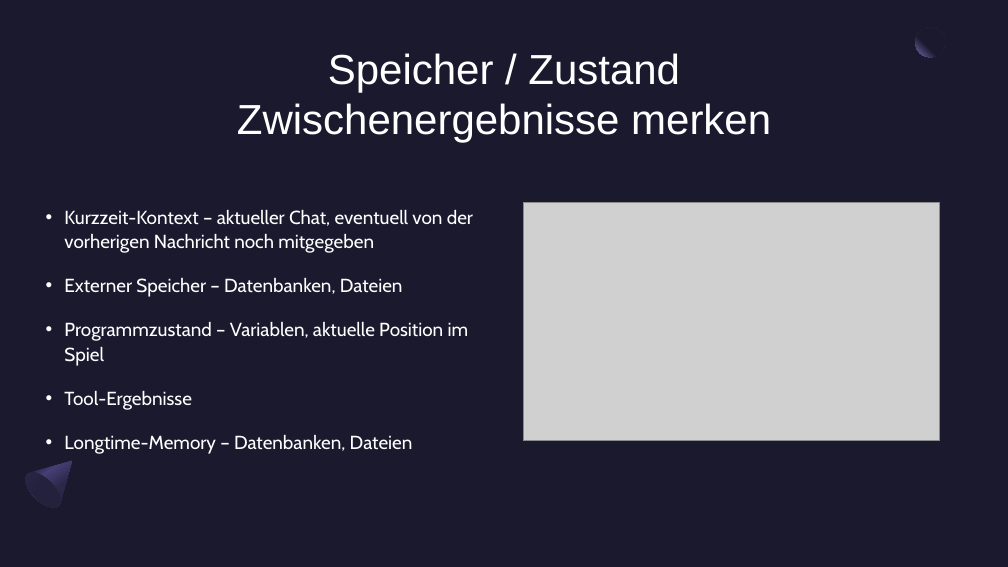
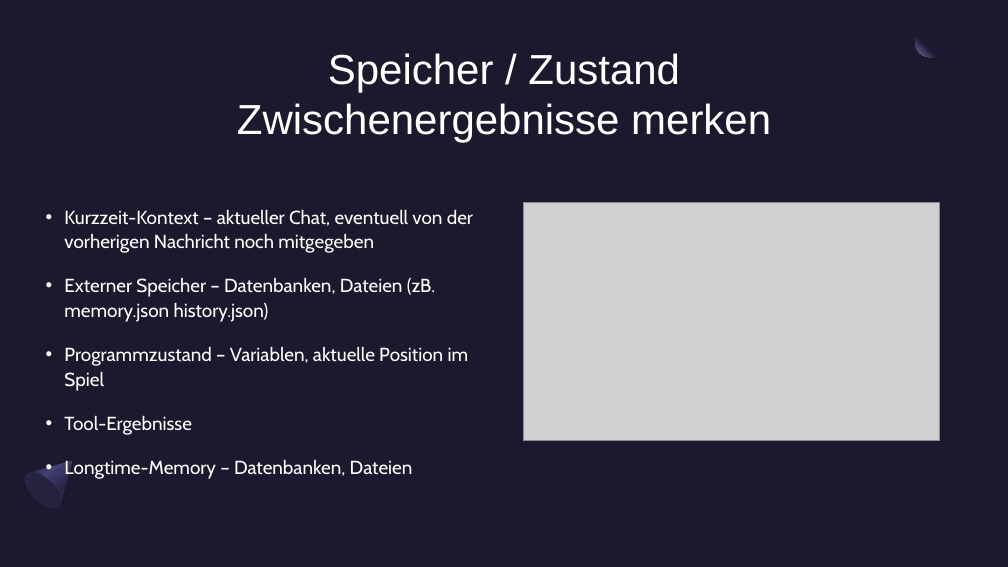
Before and after one commit to kis4-2026ss/projekt-bb-g2-huber-starlinger, a slide deck: slide 8 of docs/KIS-Projekt Präsentation.pptx (slide 7 before the commit). Drawn at 1008x567 pixels with LibreOffice and Linux fonts; fonts in the diff are those of the drawing; grey boxes stand for pictures. Boxes give left, top, right and bottom in pixels: in the first picture for what was removed or moved away, otherwise in the second. Text is boxed around its words. In the diff, an @@ line names an element or a change of style, - is before the commit and + after.

```diff
--- a/docs/KIS-Projekt Präsentation.pptx
+++ b/docs/KIS-Projekt Präsentation.pptx
@@ text at (x1=64, y1=278, x2=436, y2=322): text changed @@
-  • Externer Speicher – Datenbanken, Dateien
+  • Externer Speicher – Datenbanken, Dateien (zB. memory.json history.json)
```
Also in this commit, not shown: 4 other slides changed, 4 slides added, 5 slides removed, 2 other files.
